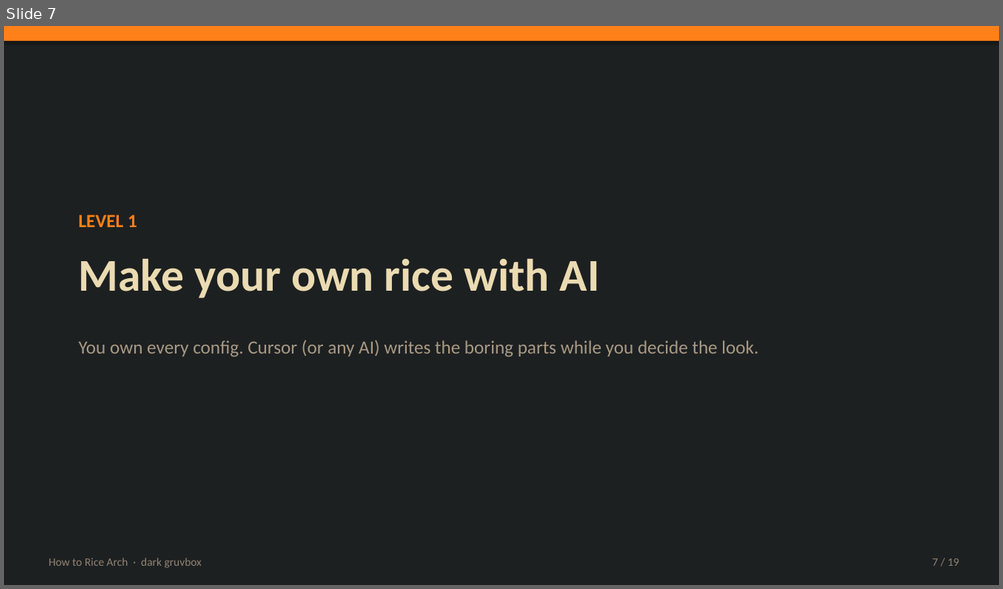
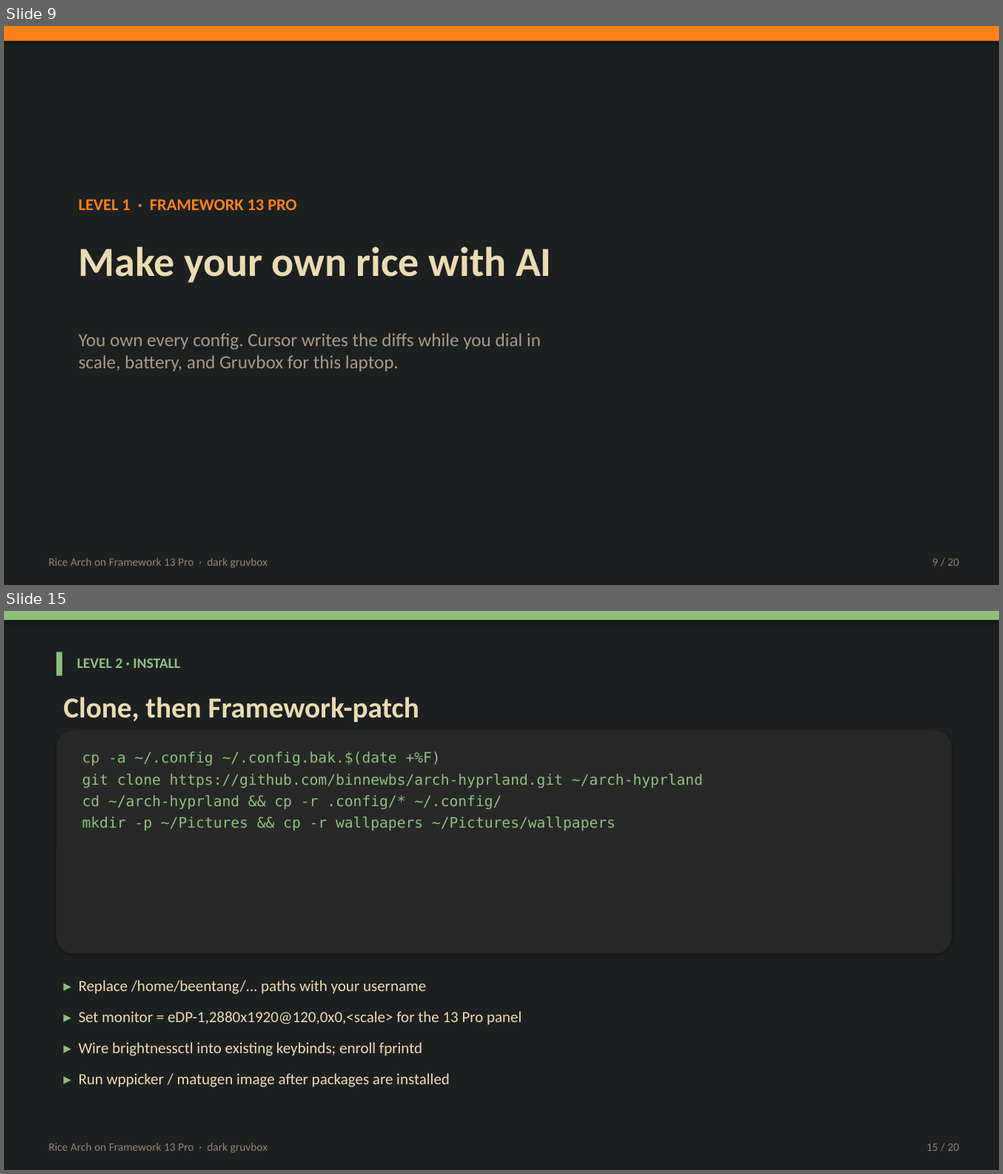
Before and after one commit to WaffleStudioGit/PCPhone, a slide deck: download/How-to-Rice-Arch.pptx. Shown one above the other, each under a label of ours: slide 7 before the commit, slides 9 and 15 after it; the slides between them are not shown. The pictures are 1003x589 and 1003x1174 pixels, drawn with LibreOffice and Linux fonts; fonts in the diff are those of the drawing. Boxes give left, top, right and bottom in pixels: in the first picture for what was removed or moved away, otherwise in the second. Text is boxed around its words. In the diff, an @@ line names an element or a change of style, - is before the commit and + after.

```diff
--- a/download/How-to-Rice-Arch.pptx
+++ b/download/How-to-Rice-Arch.pptx
@@ slide 15 added at [4,611,999,1170], background #1D2021 @@
@@ rectangle added at [4,611,999,620], fill #8EC07C @@
@@ rectangle added at [57,652,62,676], fill #8EC07C @@
@@ text added at [77,658,180,668], 14 pt, text #8EC07C, bold @@
+LEVEL 2 · INSTALL
@@ text added at [63,697,419,722], 28 pt, text #EBDBB2, bold @@
+Clone, then Framework-patch
@@ rounded rectangle added at [57,730,951,954], fill #282828 @@
@@ text added at [82,752,703,831], 14 pt, text #8EC07C @@
+cp -a ~/.config ~/.config.bak.$(date +%F)
+git clone https://github.com/binnewbs/arch-hyprland.git ~/arch-hyprland
+cd ~/arch-hyprland && cp -r .config/* ~/.config/
+mkdir -p ~/Pictures && cp -r wallpapers ~/Pictures/wallpapers
@@ text added at [79,980,521,1088], 15 pt, text #EBDBB2 @@
+▸ Replace /home/beentang/... paths with your username
+▸ Set monitor = eDP-1,2880x1920@120,0x0,<scale> for the 13 Pro panel
+▸ Wire brightnessctl into existing keybinds; enroll fprintd
+▸ Run wppicker / matugen image after packages are installed
@@ text added at [48,1143,267,1153], 11 pt, text #928374 @@
+Rice Arch on Framework 13 Pro · dark gruvbox
@@ text added at [926,1144,959,1151], 11 pt, text #928374 @@
+15 / 20
@@ what was slide 7 is now slide 9 @@
@@ slide 9 changed as well @@
@@ text at [79,199,296,210]: text changed; size 18 to 16 pt @@
-LEVEL 1
+LEVEL 1 · FRAMEWORK 13 PRO
@@ text "Make your own rice with ...": place and size @@
-text "Make your own rice with ..." at [79,258,600,298]
+text "Make your own rice with ..." at [79,247,552,283]
@@ text "Make your own rice with ..." at [79,247,552,283]: size 44 to 40 pt @@
@@ text at [79,333,540,372]: text changed @@
-You own every config. Cursor (or any AI) writes the boring parts while you decide the look.
+You own every config. Cursor writes the diffs while you dial in
+scale, battery, and Gruvbox for this laptop.
@@ text at [48,558,267,568]: text changed @@
-How to Rice Arch · dark gruvbox
+Rice Arch on Framework 13 Pro · dark gruvbox
@@ text at [932,559,959,566]: text changed @@
-7 / 19
+9 / 20
```
Also in this commit, not shown: 4 other slides changed, 14 other slides added, 14 slides removed, 5 other files.
